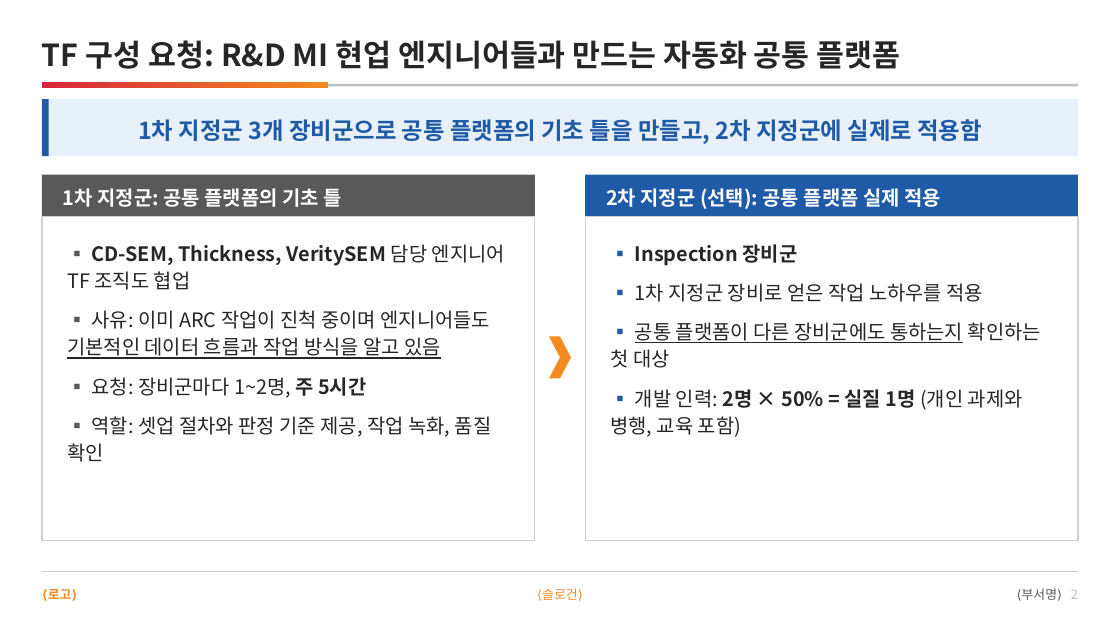
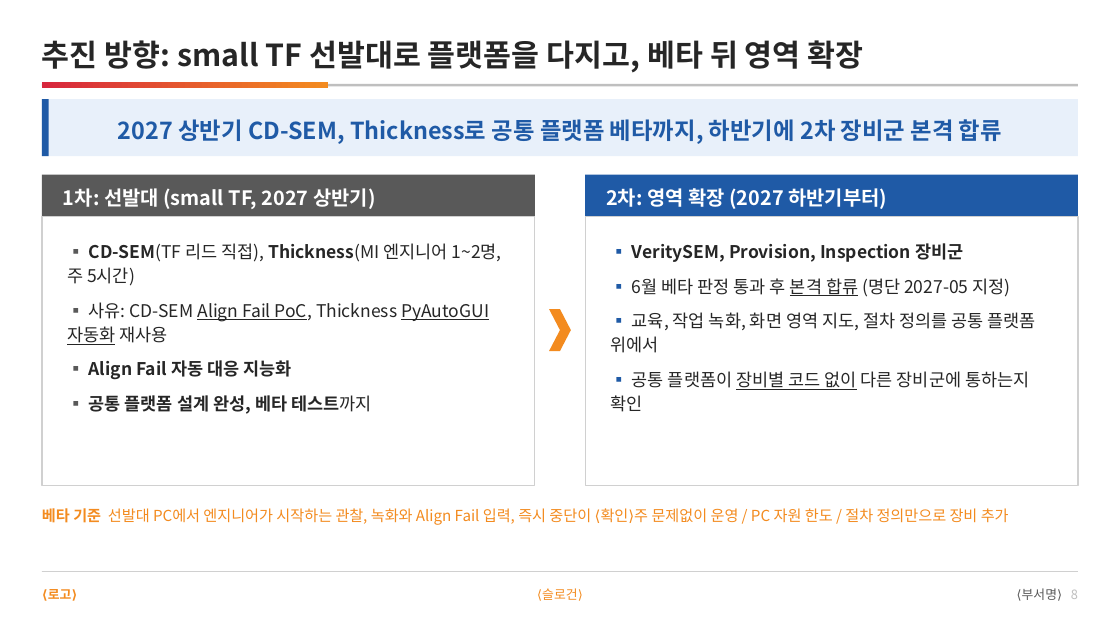
Before and after one commit to DarrenKoi/pm_notes, a slide deck: slide 8 of my-task/arc-tf/deliverables/arc-tf-team-full.pptx (slide 2 before the commit). Drawn at 1120x630 pixels with LibreOffice and Linux fonts; fonts in the diff are those of the drawing. Boxes give left, top, right and bottom in pixels: in the first picture for what was removed or moved away, otherwise in the second. Text is boxed around its words. In the diff, an @@ line names an element or a change of style, - is before the commit and + after.

```diff
--- a/my-task/arc-tf/deliverables/arc-tf-team-full.pptx
+++ b/my-task/arc-tf/deliverables/arc-tf-team-full.pptx
@@ text at box(42, 40, 864, 73): text changed @@
-TF 구성 요청: R&D MI 현업 엔지니어들과 만드는 자동화 공통 플랫폼
+추진 방향: small TF 선발대로 플랫폼을 다지고, 베타 뒤 영역 확장
@@ text at box(118, 119, 1002, 144): text changed @@
-1차 지정군 3개 장비군으로 공통 플랫폼의 기초 틀을 만들고, 2차 지정군에 실제로 적용함
+2027 상반기 CD-SEM, Thickness로 공통 플랫폼 베타까지, 하반기에 2차 장비군 본격 합류
@@ text at box(63, 188, 375, 209): text changed @@
-1차 지정군: 공통 플랫폼의 기초 틀
+1차: 선발대 (small TF, 2027 상반기)
@@ text at box(606, 188, 887, 209): text changed @@
-2차 지정군 (선택): 공통 플랫폼 실제 적용
+2차: 영역 확장 (2027 하반기부터)
@@ rectangle: place and size @@
-rectangle at box(42, 217, 535, 540)
+rectangle at box(42, 217, 535, 486)
@@ rectangle: place and size @@
-rectangle at box(586, 217, 1079, 540)
+rectangle at box(586, 217, 1079, 486)
@@ text removed at box(67, 244, 505, 462) @@
-▪ CD-SEM, Thickness, VeritySEM 담당 엔지니어 TF 조직도 협업
-▪ 사유: 이미 ARC 작업이 진척 중이며 엔지니어들도 기본적인 데이터 흐름과 작업 방식을 알고 있음
-▪ 요청: 장비군마다 1~2명, 주 5시간
-▪ 역할: 셋업 절차와 판정 기준 제공, 작업 녹화, 품질 확인
@@ text added at box(67, 243, 502, 414), 15 pt, text #262626 @@
+▪ CD-SEM(TF 리드 직접), Thickness(MI 엔지니어 1~2명, 주 5시간)
+▪ 사유: CD-SEM Align Fail PoC, Thickness PyAutoGUI 자동화 재사용
+▪ Align Fail 자동 대응 지능화
+▪ 공통 플랫폼 설계 완성, 베타 테스트까지
@@ text at box(610, 243, 1036, 412): text changed; size 17 to 15 pt @@
-▪ Inspection 장비군
-▪ 1차 지정군 장비로 얻은 작업 노하우를 적용
-▪ 공통 플랫폼이 다른 장비군에도 통하는지 확인하는 첫 대상
-▪ 개발 인력: 2명 × 50% = 실질 1명 (개인 과제와 병행, 교육 포함)
+▪ VeritySEM, Provision, Inspection 장비군
+▪ 6월 베타 판정 통과 후 본격 합류 (명단 2027-05 지정)
+▪ 교육, 작업 녹화, 화면 영역 지도, 절차 정의를 공통 플랫폼 위에서
+▪ 공통 플랫폼이 장비별 코드 없이 다른 장비군에 통하는지 확인
@@ chevron: place and size @@
-chevron at box(549, 336, 571, 378)
+chevron at box(549, 309, 571, 351)
@@ text added at box(42, 508, 1009, 525), 13 pt, text #F38B1F @@
+베타 기준 선발대 PC에서 엔지니어가 시작하는 관찰, 녹화와 Align Fail 입력, 즉시 중단이 ⟨확인⟩주 문제없이 운영 / PC 자원 한도 / 절차 정의만으로 장비 추가
@@ text at box(1022, 588, 1078, 600): text changed @@
-⟨부서명⟩ 2
+⟨부서명⟩ 8
```
Also in this commit, not shown: 19 other slides changed, 4 slides added, 20 other files.
